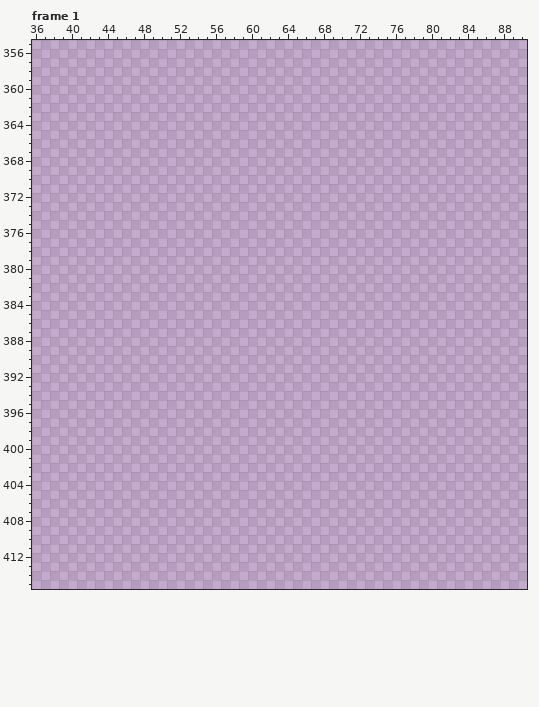
Pixel-art file, stored at Assets/Sprites/Characters/Characters.aseprite. This is how it looked before the edit.
304x416 pixels, 4 frames. Colours within 5 levels of each other are drawn and written as one. Shown: frame 1: x 36..90, y 355..415. The commit also changed other frames or places, which this record leaves out.
Now the later version:
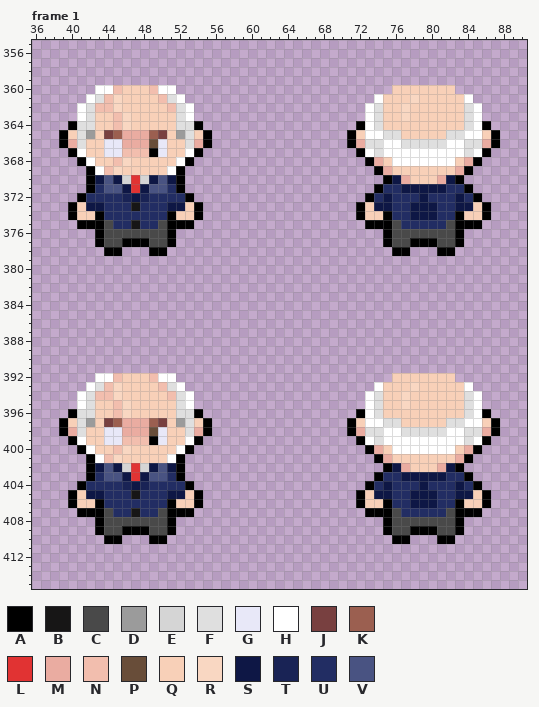
Palette (. is transparent): A #000000  B #171616  C #494949  D #9b9b9b  E #d5d5d5  F #dfdfdf  G #e8e8f8  H #ffffff  J #784040  K #9b5f50  L #e13333  M #eaaca1  N #f2beae  P #684d39  Q #f8d0b8  R #f9d7c2  S #0e1745  T #192355  U #222d63  V #495382
From old to new:
layer "Civilian walk/Back" added
layer "Civilian walk/Front" added
layer "Civilian/Back" added
layer "Civilian/Front" added
--- frame 1
@@ x 36..90 @@
 359 .......................................................
-360 .......................................................
-361 .......................................................
-362 .......................................................
-363 .......................................................
-364 .......................................................
-365 .......................................................
-366 .......................................................
-367 .......................................................
-368 .......................................................
-369 .......................................................
-370 .......................................................
-371 .......................................................
-372 .......................................................
-373 .......................................................
-374 .......................................................
-375 .......................................................
-376 .......................................................
-377 .......................................................
-378 .......................................................
+360 .......HHNQQQNHH........................QQQQQQQ........
+361 ......HFNRQQQQNFH.....................HQQQRQQQQQH......
+362 .....HFNNRQQQQQNFH...................HFQQRQQQQQQFH.....
+363 .....HFQQNRQQQQQFH...................HFQQRQQQQQQFH.....
+364 ....AFFQQNRQQQQQFFA.................AHFQQQQQQQQQFHA....
+365 ...AQFDQJKMMMKJQDFQA...............AQHHFFQQQQQFFHHQA...
+366 ...AMFQQGGMMMPGQQFMA...............AMFFHHFFFFFHHFFMA...
+367 ....AHQQGGNNNAGQQHA.................AHFHHHHHHHHHFHA....
+368 .....AHQQNRQQQQQHA...................AMQHHHHHHHQMA.....
+369 ......AHNRQQQQQHA.....................AMQQQQQQQMA......
+370 ......ASVSELESVSA......................ASMQQQMSA.......
+371 ......AUVVSLSVVUA.....................AUUSSSSSUUA......
+372 .....AUUUUTSTUUUUA...................AUSUUUSUUUSUA.....
+373 ....AQSSUUUBUUUSSQA.................AQSSUUSSSUUSSQA....
+374 ....AQQAUUUUUUUAQQA.................AQQAUUSSSUUAQQA....
+375 .....AAACUUBUUCAAA...................AAACUUUUUCAAA.....
+376 .......ACCCCCCCA.......................ACCCCCCCA.......
+377 .......ACCAAACCA.......................ACCAAACCA.......
+378 ........AA...AA.........................AA...AA........
 379 .......................................................
@@ x 36..90 @@
 391 .......................................................
-392 .......................................................
-393 .......................................................
-394 .......................................................
-395 .......................................................
-396 .......................................................
-397 .......................................................
-398 .......................................................
-399 .......................................................
-400 .......................................................
-401 .......................................................
-402 .......................................................
-403 .......................................................
-404 .......................................................
-405 .......................................................
-406 .......................................................
-407 .......................................................
-408 .......................................................
-409 .......................................................
-410 .......................................................
+392 .......HHNQQQNHH........................QQQQQQQ........
+393 ......HFNRQQQQNFH.....................HQQQRQQQQQH......
+394 .....HFNNRQQQQQNFH...................HFQQRQQQQQQFH.....
+395 .....HFQQNRQQQQQFH...................HFQQRQQQQQQFH.....
+396 ....AFFQQNRQQQQQFFA.................AHFQQQQQQQQQFHA....
+397 ...AQFDQJKMMMKJQDFQA...............AQHHFFQQQQQFFHHQA...
+398 ...AMFQQGGMMMPGQQFMA...............AMFFHHFFFFFHHFFMA...
+399 ....AHQQGGNNNAGQQHA.................AHFHHHHHHHHHFHA....
+400 .....AHQQNRQQQQQHA...................AMQHHHHHHHQMA.....
+401 ......AHNRQQQQQHA.....................AMQQQQQQQMA......
+402 ......ASVSELESVSA......................ASMQQQMSA.......
+403 ......AUVVSLSVVUA.....................AUUSSSSSUUA......
+404 .....AUUUUTSTUUUUA...................AUSUUUSUUUSUA.....
+405 ....AQSSUUUBUUUSSQA.................AQSSUUSSSUUSSQA....
+406 ....AQQAUUUUUUUAQQA.................AQQAUUSSSUUAQQA....
+407 .....AAACUUBUUCAAA...................AAACUUUUUCAAA.....
+408 .......ACCCCCCCA.......................ACCCCCCCA.......
+409 .......ACCAAACCA.......................ACCAAACCA.......
+410 ........AA...AA.........................AA...AA........
 411 .......................................................
Boxes around the changes in both pictures, in picture pixels (x1, y1, x2, y2):
added: (59, 85, 212, 256)
added: (347, 85, 500, 256)
added: (59, 373, 212, 544)
added: (347, 373, 500, 544)
